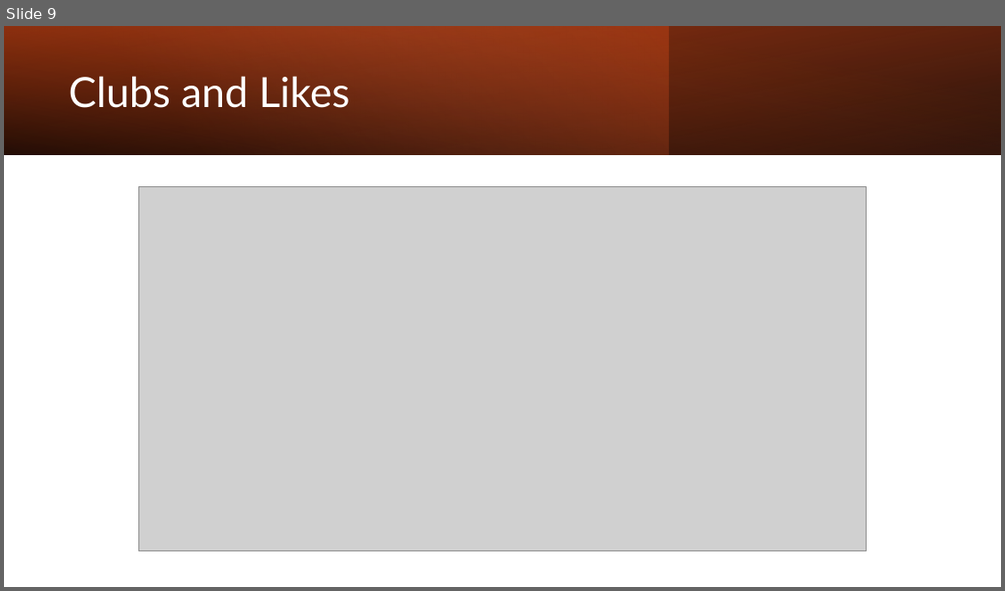
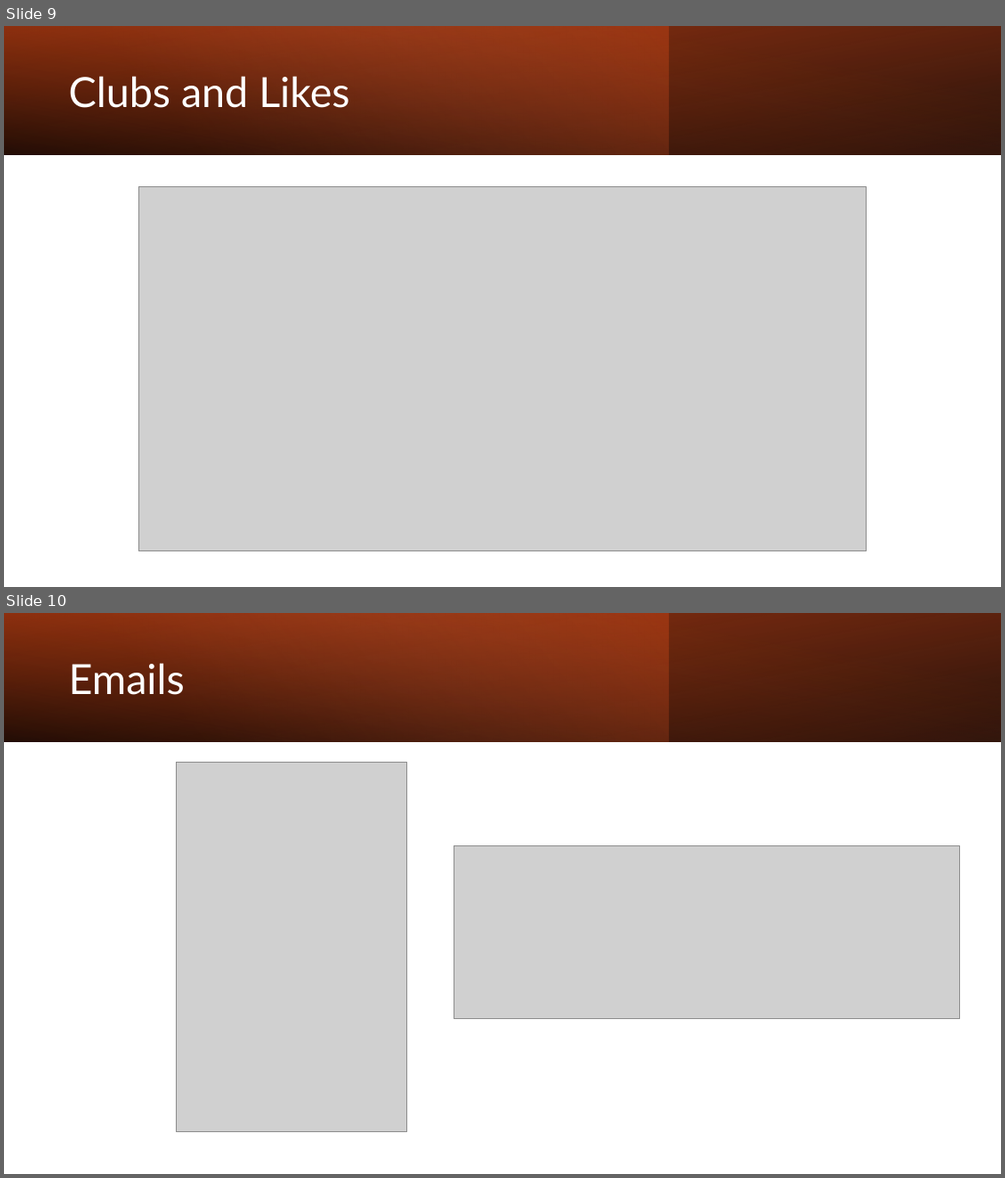
Before and after one commit to jjdeuce06/VulcanActivityTracker, a slide deck: Documentation/Weekly Report/week6/CMSC-4920-Group2-Week6.pptx. Shown one above the other, each under a label of ours: slide 9 before the commit, slides 9 and 10 after it. The pictures are 1005x591 and 1005x1178 pixels, drawn with LibreOffice and Linux fonts; fonts in the diff are those of the drawing; grey boxes stand for pictures. Boxes give left, top, right and bottom in pixels: in the first picture for what was removed or moved away, otherwise in the second. Text is boxed around its words. In the diff, an @@ line names an element or a change of style, - is before the commit and + after.

```diff
--- a/Documentation/Weekly Report/week6/CMSC-4920-Group2-Week6.pptx
+++ b/Documentation/Weekly Report/week6/CMSC-4920-Group2-Week6.pptx
@@ slide 10 added at <box>4,613,1001,1174</box>, background #FFFFFF @@
@@ rectangle added at <box>4,613,1001,742</box>, fill gradient #000000 to #9E3611 @@
@@ rectangle added at <box>4,613,669,742</box>, fill gradient #D34817 to #EF8C6A @@
@@ rectangle added at <box>4,613,1001,742</box>, fill gradient #000000 to #D34817 @@
@@ title added at <box>69,663,185,695</box>, 40 pt, text #FFFFFF @@
+Emails
@@ picture added at <box>176,762,407,1131</box> @@
@@ picture added at <box>454,846,960,1019</box> @@
```
Also in this commit, not shown: 1 slide changed, 1 other file.
